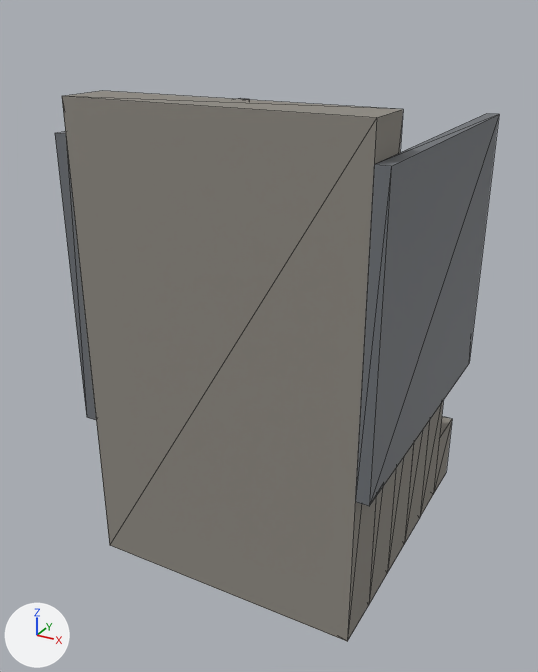
What one commit did to the glTF model public/assets/models/buildings/stairs.glb.
Both versions are drawn from a 50 mm lens placed at (1.05, -2.07, 1.72), pointed at (-0.05, -0.08, 0.72). Arrows for +X, +Y and +Z are at lower left; the lights stay in place. The first picture is the older version. Mesh edges are drawn as thin lines. Where no turn or scale is listed for an object, it has been applied to the vertices. Vertices at exactly the same position are counted once.

Names of what the first picture shows: 'rail_l', 'rail_r', 'step_1', 'step_2', 'step_3', 'step_4', 'step_5' and 1 more.
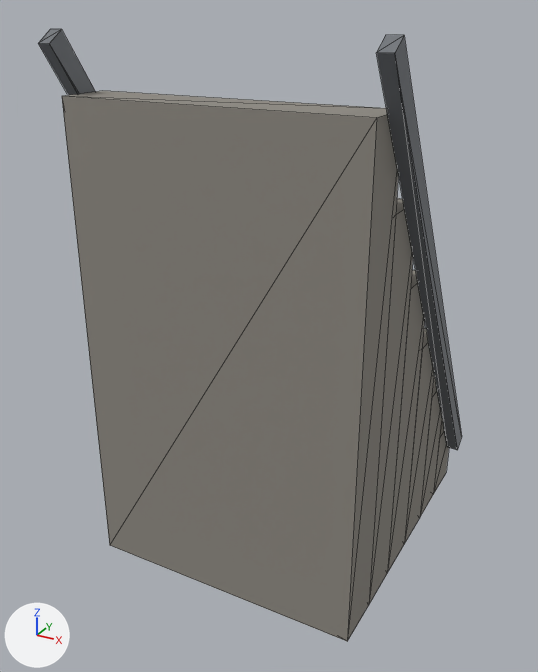
Where the newer file only moved an object's origin or applied its transform, the numbers keep the older frame.

Boxes (x1, y1, x2, y2) around the edits, measured in the pictures (538 x 672 px):
'rail_r', reshaped (40% narrower): before (355, 114, 499, 506); after (376, 35, 462, 450)
'rail_l', reshaped: before (55, 98, 249, 420); after (38, 29, 96, 95)
'step_4', unchanged, uncovered by the edit: before (369, 469, 396, 604); after (369, 198, 413, 604)
'step_3', unchanged, uncovered by the edit: before (388, 444, 413, 571); after (388, 270, 425, 571)

Diff of the bpy script that builds the scene:
```diff
--- a/public/assets/models/buildings/stairs.glb.py
+++ b/public/assets/models/buildings/stairs.glb.py
@@ me_mesh_6 @@
 # used by ob_rail_l; location = (-0.47, 0.0, 0.95)
-me_mesh_6.from_pydata(...)  # 8 vertices, 12 faces; spans x -0.02..0.02, y -0.5..0.5, z -0.45..0.45
-me_mesh_6.vertices[0].co = (0.02, -0.5, 0.45)  # pixel (65, 134)
-me_mesh_6.vertices[1].co = (0.02, 0.5, 0.45)  # pixel (249, 99)
-me_mesh_6.vertices[2].co = (0.02, -0.5, -0.45)  # pixel (96, 420)
-me_mesh_6.vertices[3].co = (0.02, 0.5, -0.45)
-me_mesh_6.vertices[4].co = (-0.02, 0.5, 0.45)  # pixel (240, 98)
-me_mesh_6.vertices[5].co = (-0.02, -0.5, 0.45)  # pixel (54, 133)
-me_mesh_6.vertices[6].co = (-0.02, 0.5, -0.45)
-me_mesh_6.vertices[7].co = (-0.02, -0.5, -0.45)  # pixel (86, 417)
+me_mesh_6.from_pydata(...)  # 8 vertices, 12 faces; spans x -0.02..0.02, y -0.524..0.524, z -0.815..0.715
+# me_mesh_6 part 1
+me_mesh_6.vertices[0].co = (0.02, -0.474, 0.715)  # pixel (61, 29)
+me_mesh_6.vertices[1].co = (0.02, 0.524, -0.782)
+me_mesh_6.vertices[2].co = (0.02, -0.524, 0.682)  # pixel (49, 43)
+me_mesh_6.vertices[3].co = (0.02, 0.474, -0.815)
+me_mesh_6.vertices[4].co = (-0.02, 0.524, -0.782)
+me_mesh_6.vertices[5].co = (-0.02, -0.474, 0.715)  # pixel (50, 29)
+me_mesh_6.vertices[6].co = (-0.02, 0.474, -0.815)
+me_mesh_6.vertices[7].co = (-0.02, -0.524, 0.682)  # pixel (38, 43)
 me_mesh_6.materials.append(mat_env_metal)
@@ me_mesh_7 @@
 # used by ob_rail_r; location = (0.47, 0.0, 0.95)
-me_mesh_7.from_pydata(...)  # 8 vertices, 12 faces; spans x -0.02..0.02, y -0.5..0.5, z -0.45..0.45
-me_mesh_7.vertices[0].co = (0.02, -0.5, 0.45)  # pixel (391, 166)
-me_mesh_7.vertices[1].co = (0.02, 0.5, 0.45)  # pixel (499, 114)
-me_mesh_7.vertices[2].co = (0.02, -0.5, -0.45)  # pixel (369, 506)
-me_mesh_7.vertices[3].co = (0.02, 0.5, -0.45)  # pixel (469, 363)
-me_mesh_7.vertices[4].co = (-0.02, 0.5, 0.45)  # pixel (486, 113)
-me_mesh_7.vertices[5].co = (-0.02, -0.5, 0.45)  # pixel (374, 164)
-me_mesh_7.vertices[6].co = (-0.02, 0.5, -0.45)
-me_mesh_7.vertices[7].co = (-0.02, -0.5, -0.45)  # pixel (355, 501)
+me_mesh_7.from_pydata(...)  # 8 vertices, 12 faces; spans x -0.02..0.02, y -0.524..0.524, z -0.815..0.715
+# me_mesh_7 part 2
+me_mesh_7.vertices[0].co = (0.02, -0.474, 0.715)  # pixel (404, 35)
+me_mesh_7.vertices[1].co = (0.02, 0.524, -0.782)  # pixel (461, 436)
+me_mesh_7.vertices[2].co = (0.02, -0.524, 0.682)  # pixel (394, 53)
+me_mesh_7.vertices[3].co = (0.02, 0.474, -0.815)  # pixel (457, 450)
+me_mesh_7.vertices[4].co = (-0.02, 0.524, -0.782)
+me_mesh_7.vertices[5].co = (-0.02, -0.474, 0.715)  # pixel (385, 34)
+me_mesh_7.vertices[6].co = (-0.02, 0.474, -0.815)  # pixel (447, 447)
+me_mesh_7.vertices[7].co = (-0.02, -0.524, 0.682)  # pixel (376, 52)
 me_mesh_7.materials.append(mat_env_metal)
```
